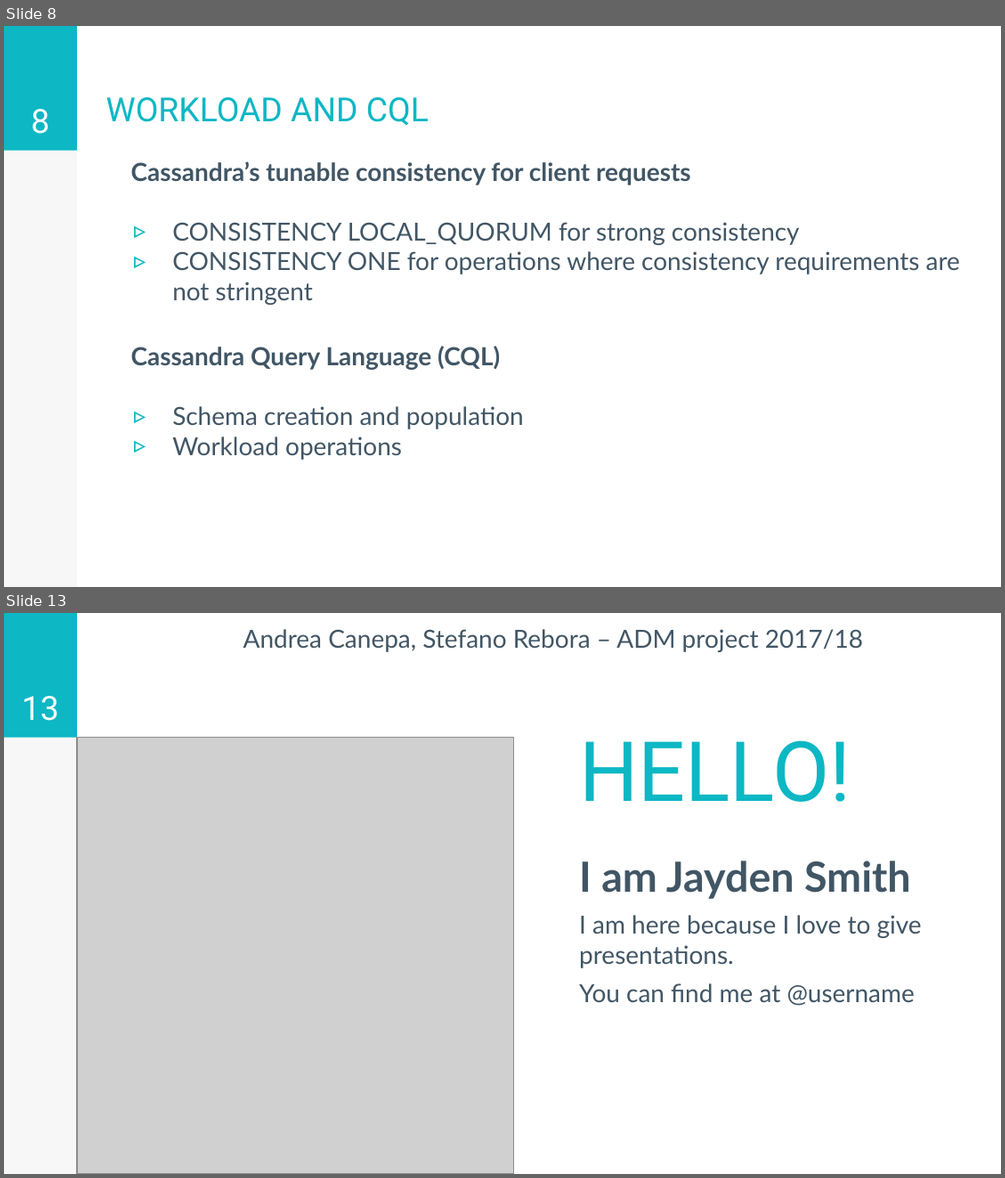
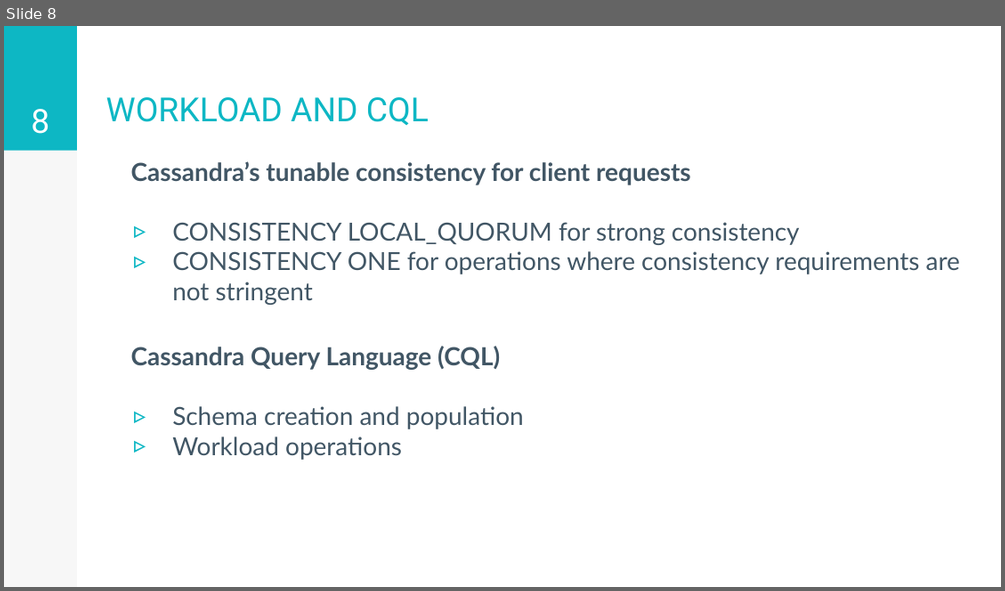
Before and after one commit to stefano-rebora/ADM_Project_2017-2018, a slide deck: documents/presentation.pptx. Shown one above the other, each under a label of ours: slides 8 and 13 before the commit, slide 8 after it; the slides between them are not shown. The pictures are 1005x1178 and 1005x591 pixels, drawn with LibreOffice and Linux fonts; fonts in the diff are those of the drawing; grey boxes stand for pictures. Boxes give left, top, right and bottom in pixels: in the first picture for what was removed or moved away, otherwise in the second. Text is boxed around its words. In the diff, an @@ line names an element or a change of style, - is before the commit and + after.

```diff
--- a/documents/presentation.pptx
+++ b/documents/presentation.pptx
@@ slide 13 removed at (4,613,1001,1174), background #FFFFFF; not listed: 2 template elements that a slide beside it also shows @@
@@ text removed at (243,629,863,652) @@
-Andrea Canepa, Stefano Rebora – ADM project 2017/18
@@ page number removed at (22,696,59,721) @@
-13
@@ picture removed at (77,738,513,1174) @@
@@ title removed at (579,740,850,802) @@
-HELLO!
@@ text removed at (579,860,922,1005) @@
-I am Jayden Smith
-I am here because I love to give presentations.
-You can find me at @username
```
Also in this commit, not shown: 3 slides changed, 27 other slides removed, 4 other files.
